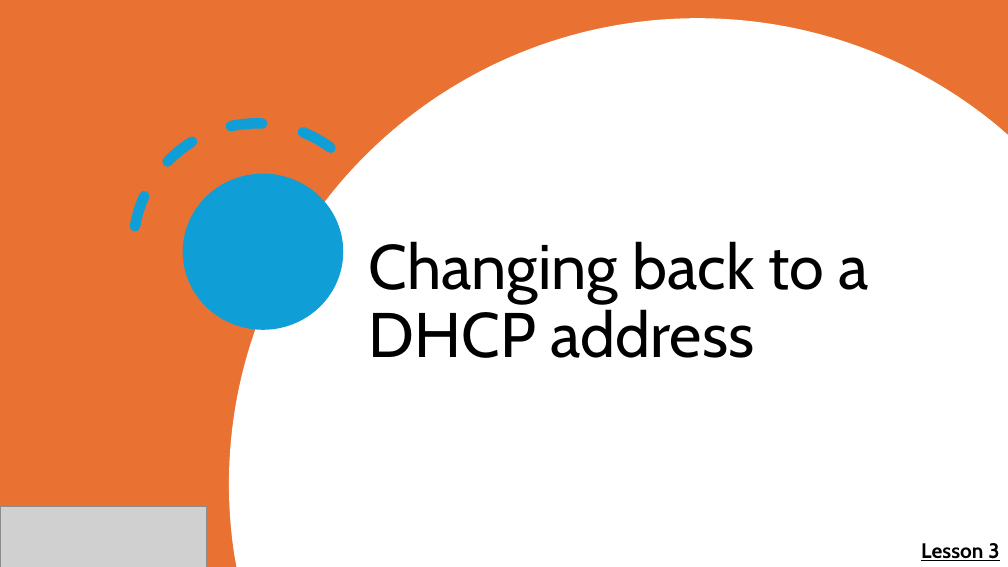
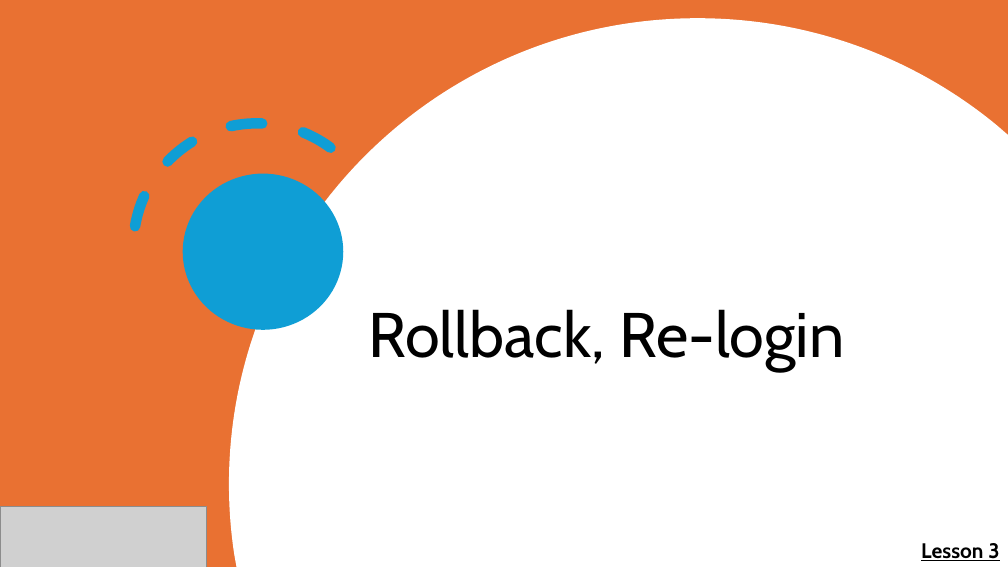
Before and after one commit to cadenkelly-lang/CyberSec-Networking-2026-REU, a slide deck: slide 39 of Module Content, End of Summer Presentation Content/Training Module Slides.pptx (slide 36 before the commit). Drawn at 1008x567 pixels with LibreOffice and Linux fonts; fonts in the diff are those of the drawing; grey boxes stand for pictures. Boxes give left, top, right and bottom in pixels: in the first picture for what was removed or moved away, otherwise in the second. Text is boxed around its words. In the diff, an @@ line names an element or a change of style, - is before the commit and + after.

```diff
--- a/Module Content, End of Summer Presentation Content/Training Module Slides.pptx
+++ b/Module Content, End of Summer Presentation Content/Training Module Slides.pptx
@@ title at [368, 309, 844, 371]: text changed @@
-Changing back to a DHCP address
+Rollback, Re-login
```
Also in this commit, not shown: 11 other slides changed, 3 slides added, 5 other files.
